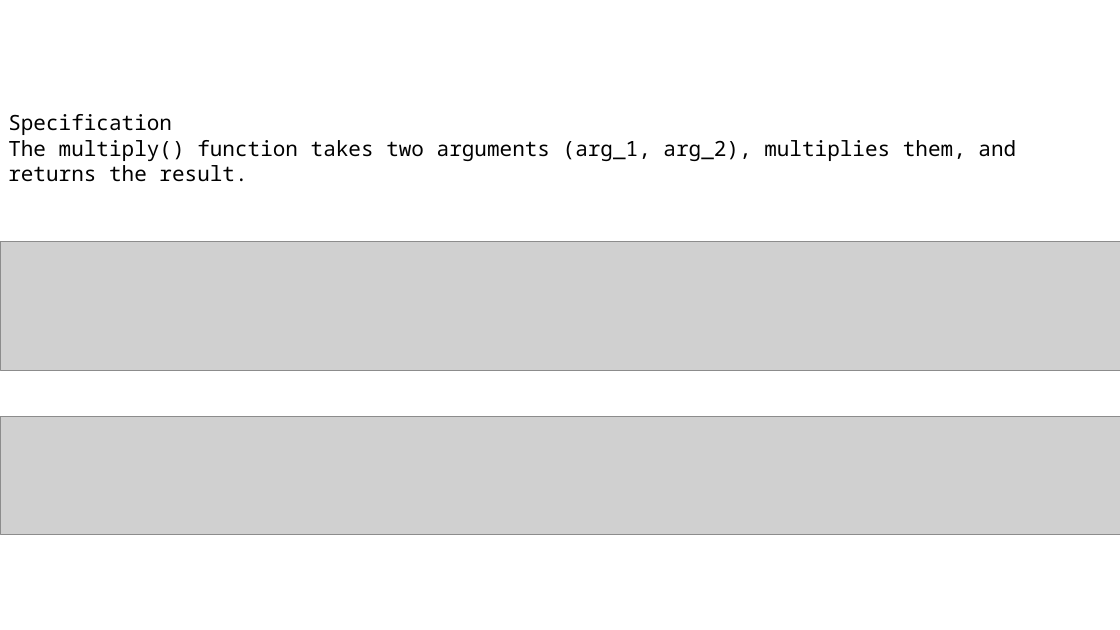
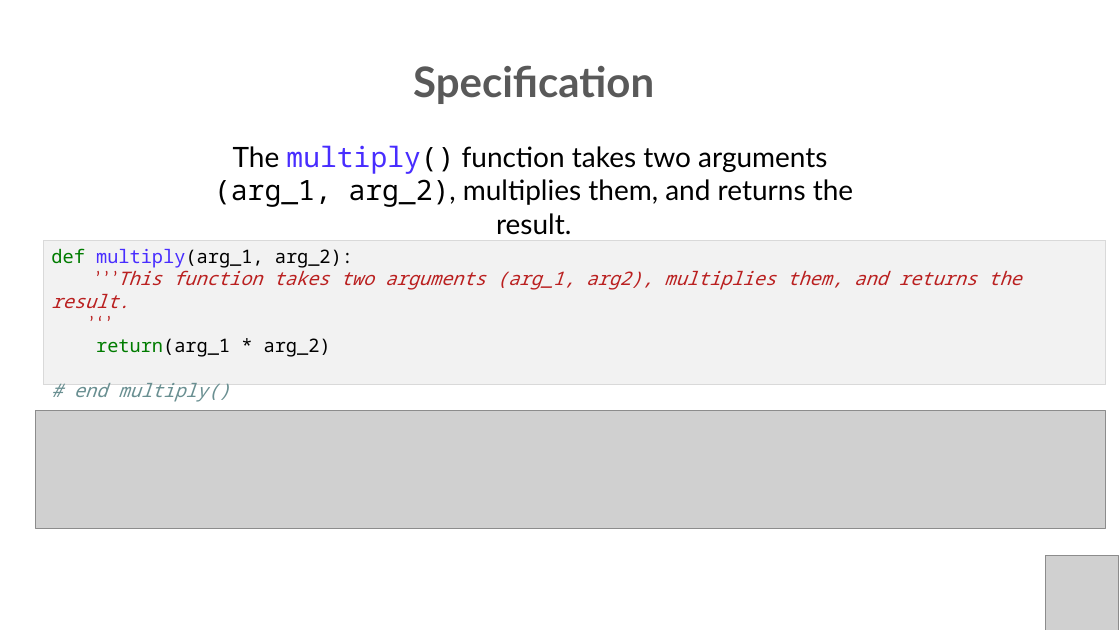
Before and after one commit to PracticumAI/python, a slide deck: slide 13 of presentations/03_functions.pptx. Drawn at 1120x630 pixels with LibreOffice and Linux fonts; fonts in the diff are those of the drawing; grey boxes stand for pictures. Boxes give left, top, right and bottom in pixels: in the first picture for what was removed or moved away, otherwise in the second. Text is boxed around its words. In the diff, an @@ line names an element or a change of style, - is before the commit and + after.

Commit message:
Updated README w/CITT Canvas content & updated functions.pptx to new visual standard.

```diff
--- a/presentations/03_functions.pptx
+++ b/presentations/03_functions.pptx
@@ text "Specification" moved from (x1=8, y1=114, x2=1016, y2=182) to (x1=214, y1=65, x2=853, y2=207) @@
@@ text at (x1=413, y1=65, x2=654, y2=104): size 18 to 36 pt, font Noto Sans Mono to Lato, text colour #000000 to #595959, bold on in "Specification"; alignment left to centre @@
@@ text at (x1=214, y1=145, x2=853, y2=207): text changed; size 18 to 24 pt; font Noto Sans Mono to Lato @@
-The multiply() function takes two arguments (arg_1, arg_2), multiplies them, and returns the result.
+The multiply() function takes two arguments
+(arg_1, arg_2), multiplies them, and returns the result.
@@ picture removed at (x1=0, y1=241, x2=1120, y2=371) @@
@@ rectangle added at (x1=43, y1=240, x2=1105, y2=385), fill #F2F2F2, outline #D9D9D9 0.75 pt, 16 pt, text #BA2020, italic @@
+def multiply(arg_1, arg_2):
+’ ’ ’This function takes two arguments (arg_1, arg2), multiplies them, and returns the result.
+’ ‘ ’
+return(arg_1 * arg_2)
+# end multiply()
@@ picture resized from (x1=0, y1=417, x2=1120, y2=534) to (x1=36, y1=411, x2=1106, y2=528) @@
@@ rectangle added at (x1=43, y1=414, x2=1105, y2=445), fill #F2F2F2, outline #D9D9D9 0.75 pt @@
@@ picture added at (x1=1045, y1=555, x2=1119, y2=630) @@
```
Also in this commit, not shown: 16 other slides changed, 1 other file.
